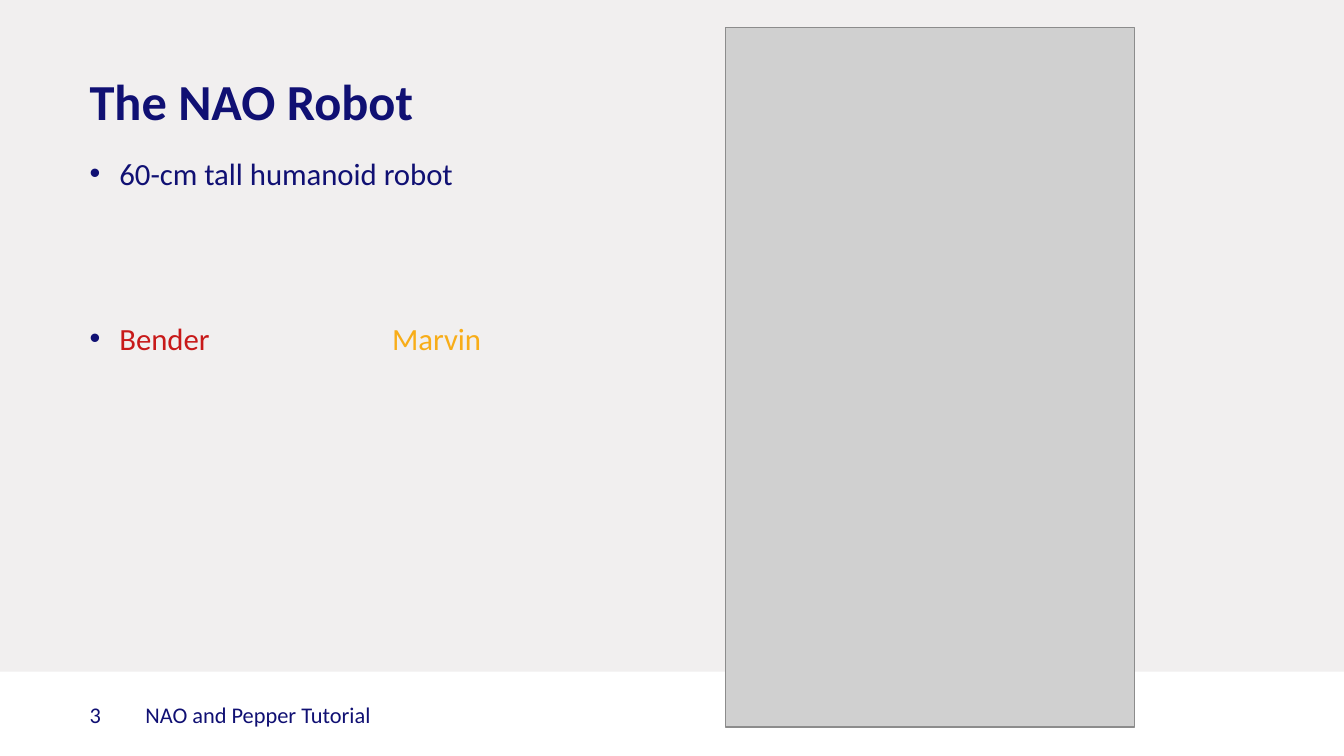
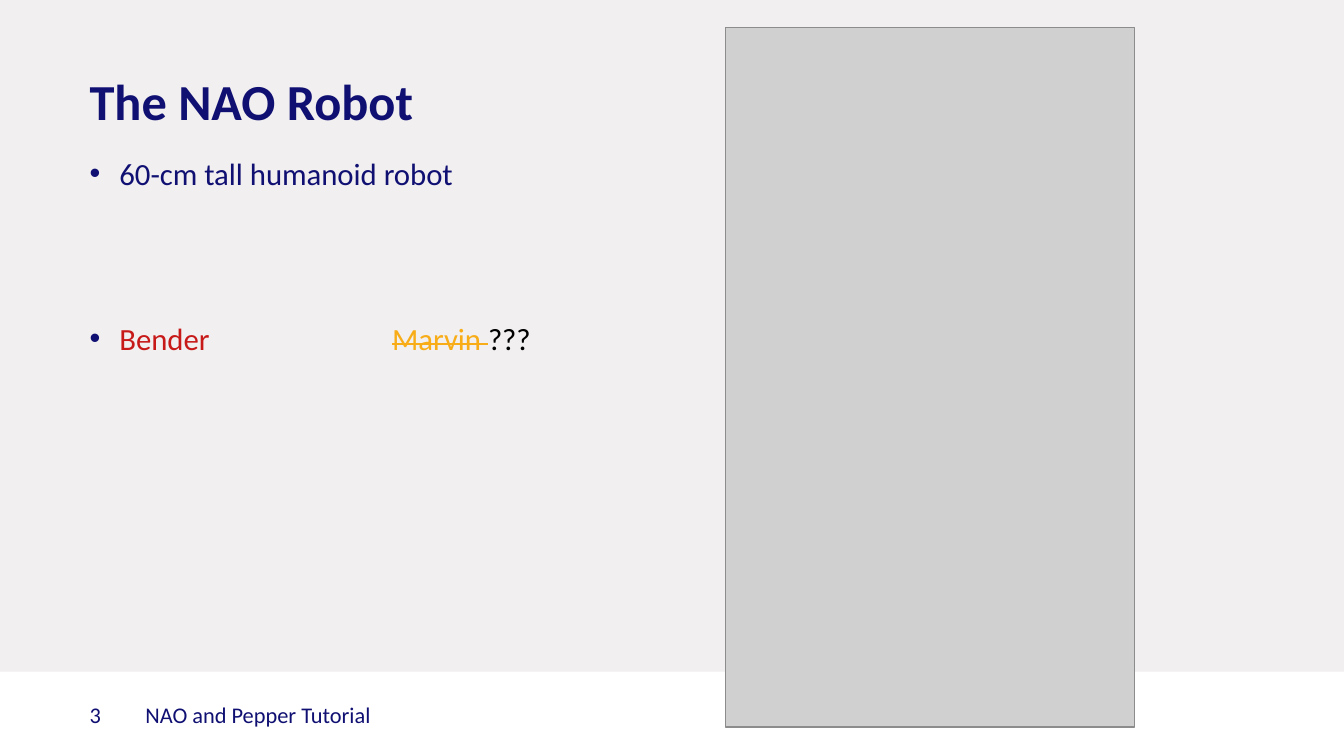
Before and after one commit to Rctue/nao-lib, a slide deck: slide 3 of Nao and Pepper.pptx. Drawn at 1344x756 pixels with LibreOffice and Linux fonts; fonts in the diff are those of the drawing; grey boxes stand for pictures; background and template pictures are left out. Boxes give left, top, right and bottom in pixels: in the first picture for what was removed or moved away, otherwise in the second. Text is boxed around its words. In the diff, an @@ line names an element or a change of style, - is before the commit and + after.

Commit message:
updated name slide

```diff
--- a/Nao and Pepper.pptx
+++ b/Nao and Pepper.pptx
@@ text at [119, 328, 481, 351]: text changed @@
-    • Bender Marvin
+    • Bender Marvin ???
```
Also in this commit, not shown: 2 other files.
